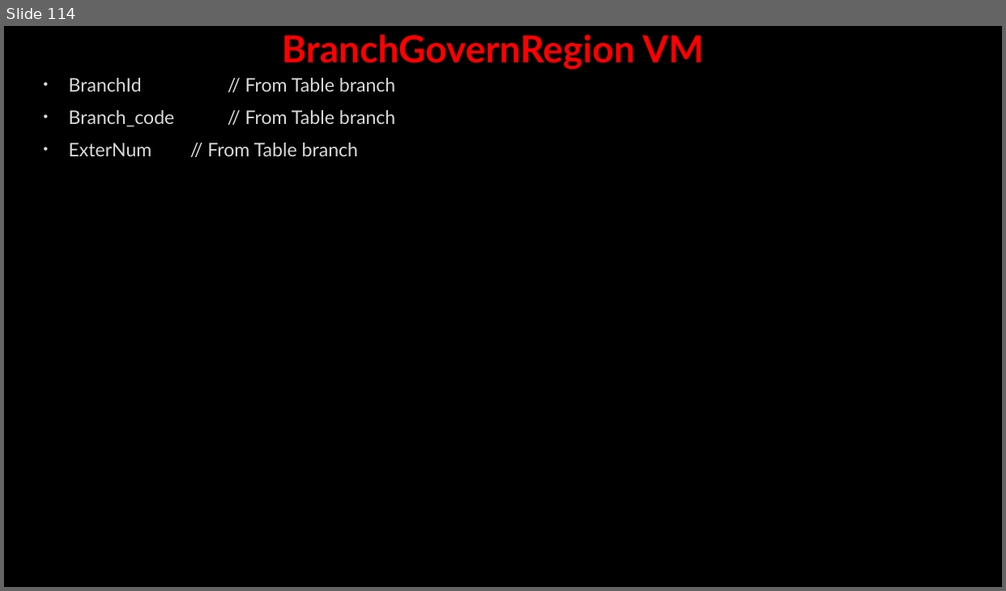
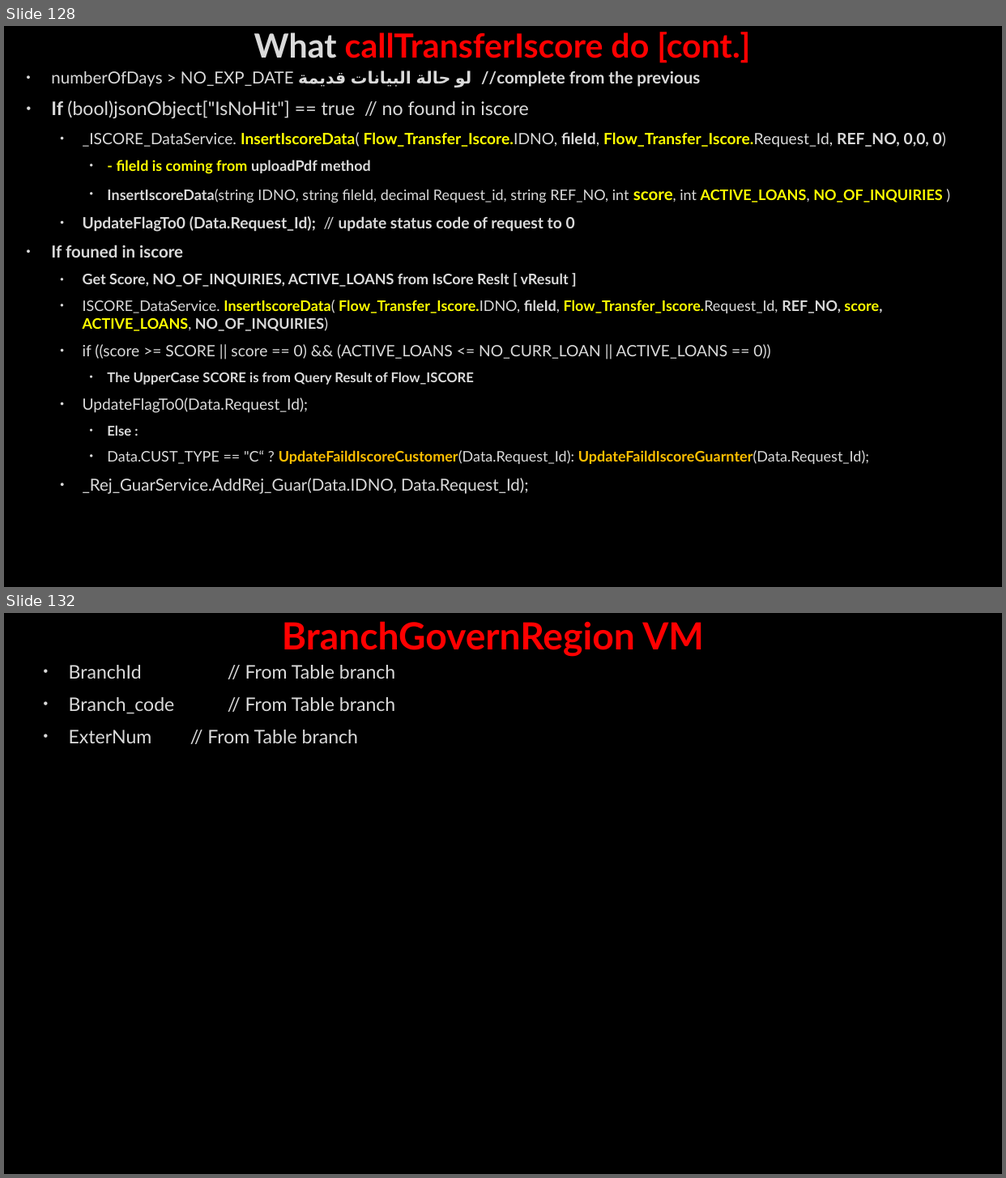
Before and after one commit to AhmedMohamedSamir1/Summary, a slide deck: Dot Net/Business.pptx. Shown one above the other, each under a label of ours: slide 114 before the commit, slides 128 and 132 after it; the slides between them are not shown. The pictures are 1006x591 and 1006x1178 pixels, drawn with LibreOffice and Linux fonts; fonts in the diff are those of the drawing; background and template pictures are left out. Boxes give left, top, right and bottom in pixels: in the first picture for what was removed or moved away, otherwise in the second. Text is boxed around its words. In the diff, an @@ line names an element or a change of style, - is before the commit and + after.

```diff
--- a/Dot Net/Business.pptx
+++ b/Dot Net/Business.pptx
@@ slide 128 added at [4,26,1002,587], background picture (left out) @@
@@ title added at [254,32,750,63], 32 pt, text #FF0000, bold @@
+What callTransferIscore do [cont.]
@@ text added at [51,71,946,494], 14 pt, text #DADADA, bold @@
+• numberOfDays > NO_EXP_DATE لو حالة البيانات قديمة // complete from the previous
+• If (bool)jsonObject["IsNoHit"] == true // no found in iscore
+  • _ISCORE_DataService. InsertIscoreData( Flow_Transfer_Iscore.IDNO, fileId, Flow_Transfer_Iscore.Request_Id, REF_NO, 0,0, 0)
+    • - fileId is coming from uploadPdf method
+    • InsertIscoreData(string IDNO, string fileId, decimal Request_id, string REF_NO, int score, int ACTIVE_LOANS, NO_OF_INQUIRIES )
+  • UpdateFlagTo0 (Data.Request_Id); // update status code of request to 0
+• If founed in iscore
+  • Get Score, NO_OF_INQUIRIES, ACTIVE_LOANS from IsCore Reslt [ vResult ]
+  • ISCORE_DataService. InsertIscoreData( Flow_Transfer_Iscore.IDNO, fileId, Flow_Transfer_Iscore.Request_Id, REF_NO, score, ACTIVE_LOANS, NO_OF_INQUIRIES)
+  • if ((score >= SCORE || score == 0) && (ACTIVE_LOANS <= NO_CURR_LOAN || ACTIVE_LOANS == 0))
+    • The UpperCase SCORE is from Query Result of Flow_ISCORE
+  • UpdateFlagTo0(Data.Request_Id);
+    • Else :
+    • Data.CUST_TYPE == "C“ ? UpdateFaildIscoreCustomer(Data.Request_Id): UpdateFaildIscoreGuarnter(Data.Request_Id);
+  • _Rej_GuarService.AddRej_Guar(Data.IDNO, Data.Request_Id);
@@ what was slide 114 is now slide 132 @@
```
Also in this commit, not shown: 12 slides changed, 22 other slides added, 3 slides removed, 1 other file.
